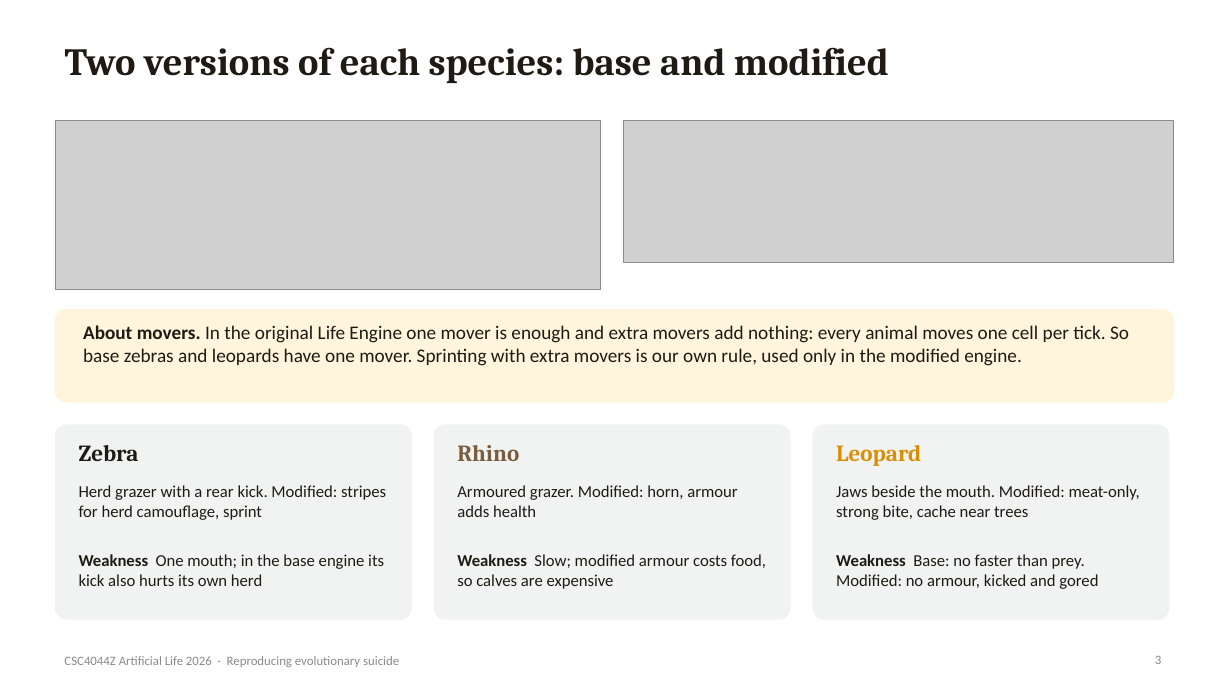
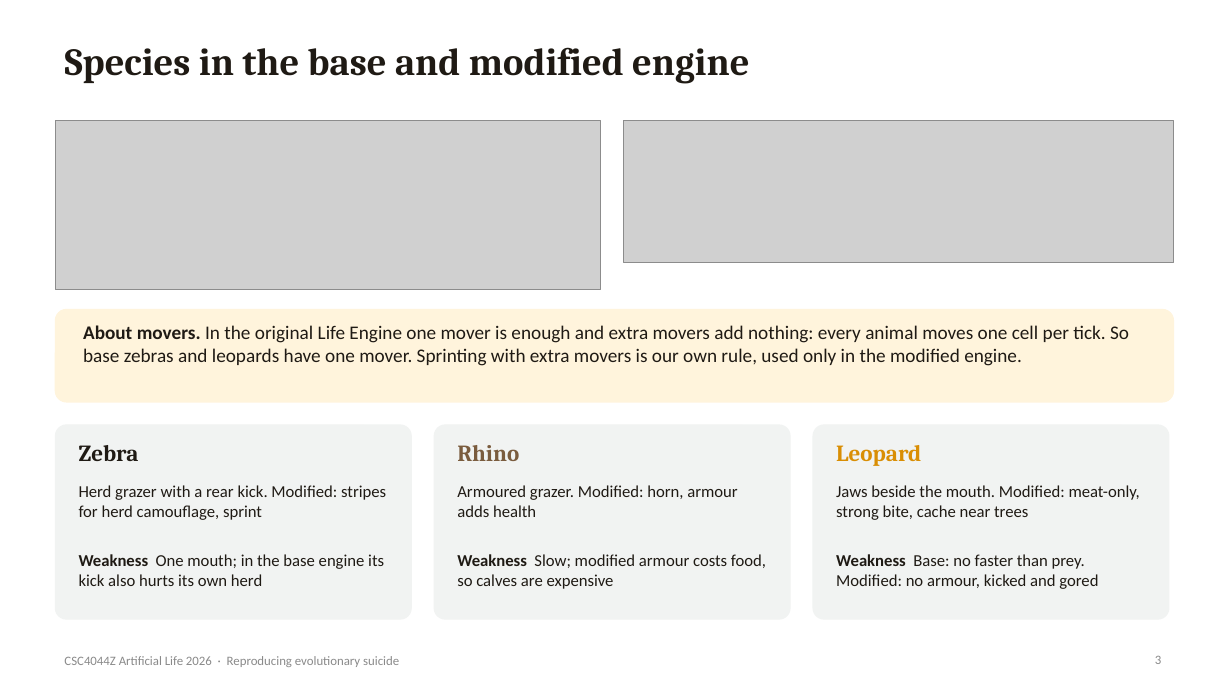
Before and after one commit to Tjeludo/LifeEngine, a slide deck: slide 3 of presentation/Evolutionary-Suicide-LifeEngine.pptx. Drawn at 1232x693 pixels with LibreOffice and Linux fonts; fonts in the diff are those of the drawing; grey boxes stand for pictures. Boxes give left, top, right and bottom in pixels: in the first picture for what was removed or moved away, otherwise in the second. Text is boxed around its words. In the diff, an @@ line names an element or a change of style, - is before the commit and + after.

Commit message:
Rewrite report and slides for clarity; tidy deck build script
Report reorganised into introduction, species, base engine and modified
engine sections with the verdict after the evidence. Slide titles made
descriptive. Deck build no longer depends on an external theme helper.

```diff
--- a/presentation/Evolutionary-Suicide-LifeEngine.pptx
+++ b/presentation/Evolutionary-Suicide-LifeEngine.pptx
@@ title at [65, 47, 749, 84]: text changed @@
-Two versions of each species: base and modified
+Species in the base and modified engine
```
Also in this commit, not shown: 19 other slides changed, 1 slide added, 1 slide removed, 3 other files.
